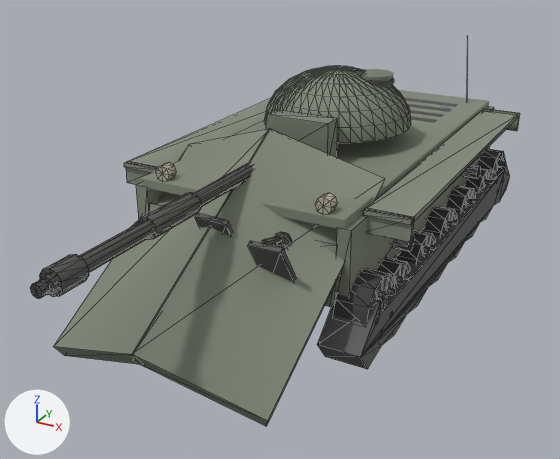
Before and after pictures for a commit that changed the glTF model client/assets/models/type59.glb.
The view is the same before and after, from a 50 mm lens placed at (4.73, -10.58, 5.32), pointed at (-0.1, -1.8, 0.93). Arrows for +X, +Y and +Z are at lower left; the lights stay in place. The older version comes first. Mesh edges are drawn as thin lines on the coarser meshes. Where no turn or scale is listed for an object, it has been applied to the vertices. Vertices at exactly the same position are counted once.

The first picture shows 'barrel', 'glacis', 'hullSide', 'hullTop', 'mantlet', 'tracks', 'turretFront', 'turretRear', 'turretSide', 'wheel10', 'wheel12', 'wheel9' and 7 more.
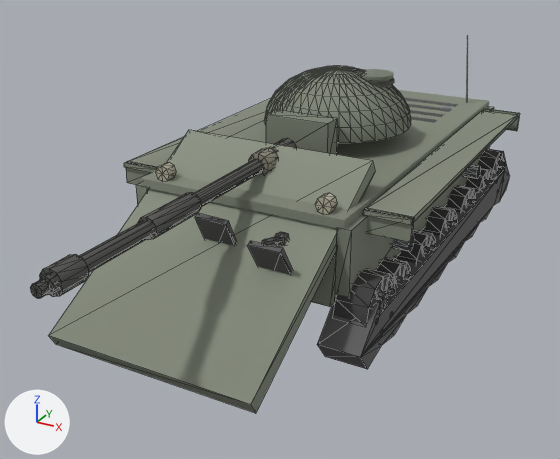
Changed parts and their boxes [x1, y1, x2, y2] in the pictures (560 x 459 px):
```json
{"object": "glacis", "change": "reshaped", "before": [53, 129, 384, 426], "after": [49, 130, 375, 413]}
{"part": 1, "of": "me_mesh_16", "change": "rebuilt", "before": [53, 129, 270, 364], "after": [49, 130, 375, 413], "on screen": "50% wider, 20% taller"}
{"part": 2, "of": "me_mesh_16", "change": "deleted", "before": [132, 129, 384, 426]}
```

Scene script edits in JSON lines:
```json
{"block": "me_mesh_16", "where": "# used by ob_glacis; location = (0.0, 0.0, 0.0)"}
{"op": "remove", "block": "me_mesh_16", "code": "me_mesh_16.from_pydata(...)  # 88 vertices, 144 faces; spans x -1.47..1.47, y -5.21..-1.86, z 0.15..2.52"}
{"op": "add", "block": "me_mesh_16", "code": "me_mesh_16.from_pydata(...)  # 80 vertices, 132 faces; spans x -1.36..1.36, y -5.07..-2.01, z 0.4..2.27"}
{"block": "me_mesh_16", "change": "me_mesh_16 part 1: the loose piece of 8 vertices spanning x -1.47..0.08, y -5.21..-1.86, z 0.15..2.52 is rebuilt with 8 vertices and now spans x -1.36..1.36, y -5.07..-2.01, z 0.4..2.27"}
{"block": "me_mesh_16", "change": "me_mesh_16 part 2: the loose piece of 8 vertices spanning x -0.08..1.47, y -5.21..-1.86, z 0.15..2.52 is deleted"}
```
